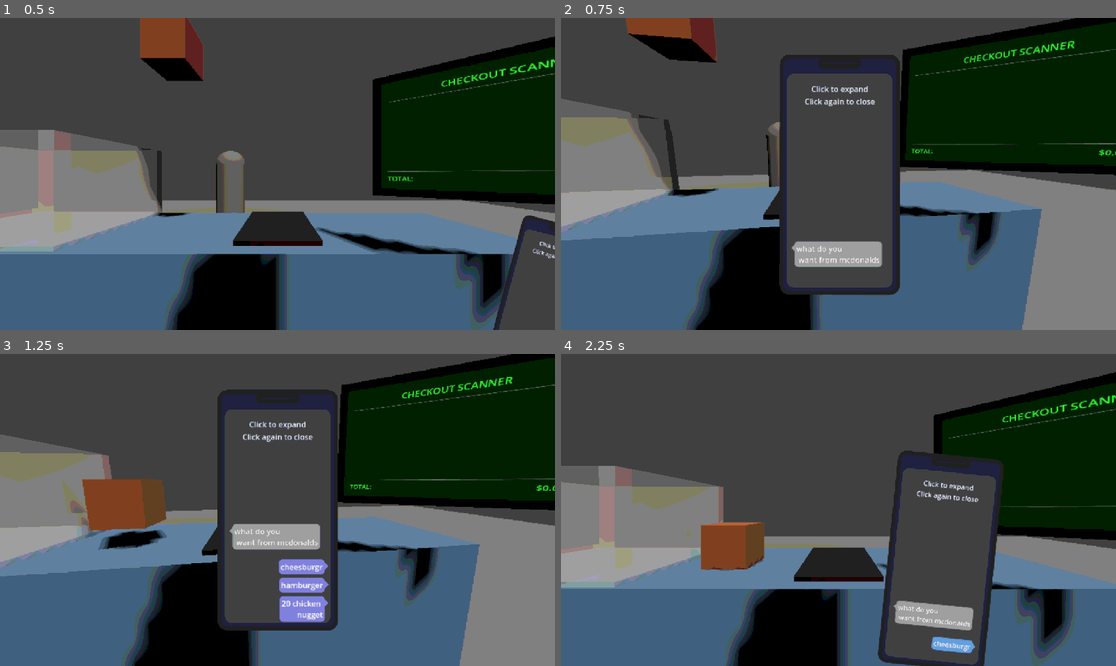
Above: before the commit, frames 1-4 (two rows, left to right).
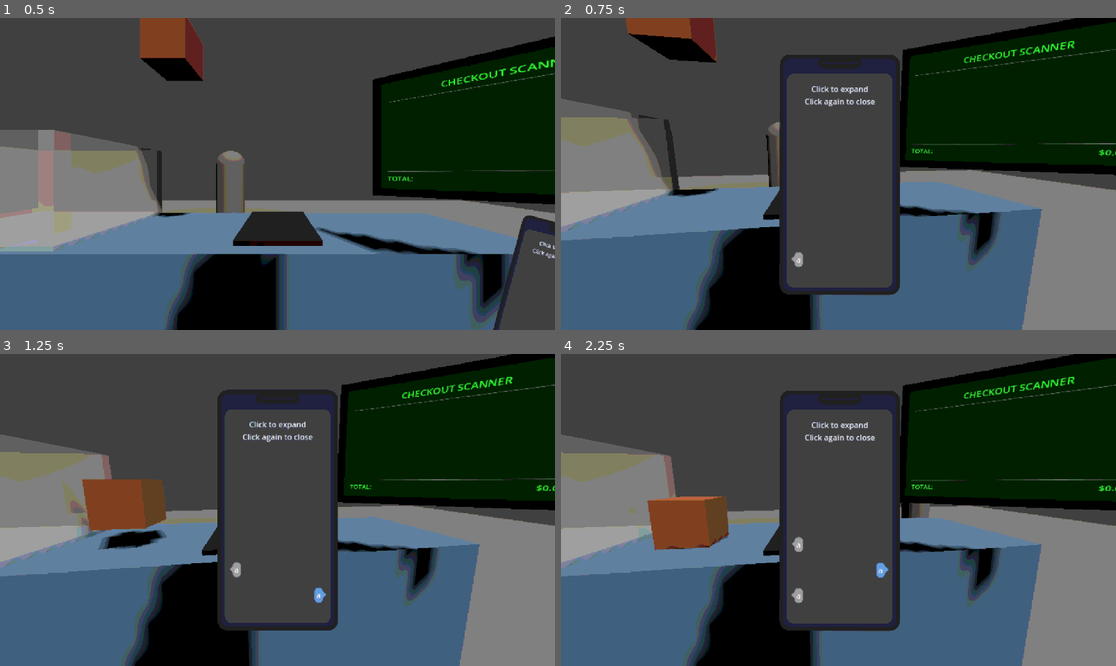
Above: after the commit, the same moments.

Repository: Filkspline/LastShift
Game: Godot game, scene res://scenes/testmain.tscn
Same seed, same stepped clock (60 frames per second), same inputs: the game is played once before the commit and once after it.
Inputs (mouse positions are in pixels of both pictures, inside the frame that each line leads up to; where the layout moved, square brackets give the same spot in the first picture):
- Up to frame 1 (0.5 s): no input
- Up to frame 2 (0.75 s): click (1104, 305) at 0.5 s
- Up to frame 3 (1.25 s): no input
- Up to frame 4 (2.25 s): click (860, 566) at 1.27 s; click (1104, 641) [838, 510] at 2 s

Frame 1 is identical in both runs. In frame 2, 1.3% of the frame differs, in the area x 41-58%, y 23-80%; in frame 3, 3.1%; in frame 4, 52%, in the area x 0-100%, y 0-100%.

Commit message:
fix: texture boxes are stored in static to avoid pointless duplication

Diff:
--- a/last-shift-ver-1/wSMS/widgets/text_box.gd
+++ b/last-shift-ver-1/wSMS/widgets/text_box.gd
@@ -11,6 +11,19 @@
 var is_you: bool = false
 var _is_setup: bool = false
 var chars: int; var slide_amnt: int = 0
+
+# Static textures
+static var _you_texturebox: StyleBoxFlat
+static var _me_texturebox: StyleBoxFlat
+
+func _init_textboxes():
+	var the_box: PanelContainer = $Box # from fnaf 4
+	# Initialise static components if not done already
+	if _you_texturebox == null:
+		_you_texturebox = the_box.get_theme_stylebox("panel").duplicate()
+		_me_texturebox = the_box.get_theme_stylebox("panel").duplicate()
+		_you_texturebox.bg_color = you_colour
+		_me_texturebox.bg_color = me_colour
 
 
 func setup(text: String, is_you: bool):
@@ -96,11 +109,10 @@
 
 ## Change the colour of the textbox components
 func _change_colour():
-	var new_stylebox: StyleBoxFlat = $Box.get_theme_stylebox("panel").duplicate()
+	if _you_texturebox == null: _init_textboxes()
 	if !is_you:
 		$Tail/TailMe.color = me_colour
-		new_stylebox.bg_color = me_colour
+		$Box.add_theme_stylebox_override("panel", _me_texturebox)
 	else:
 		$Tail/TailYou.color = you_colour
-		new_stylebox.bg_color = you_colour
-	$Box.add_theme_stylebox_override("panel", new_stylebox)
+		$Box.add_theme_stylebox_override("panel", _you_texturebox)
Not shown, changed: last-shift-ver-1/wSMS/resources/scripts/test_forgame.txt
